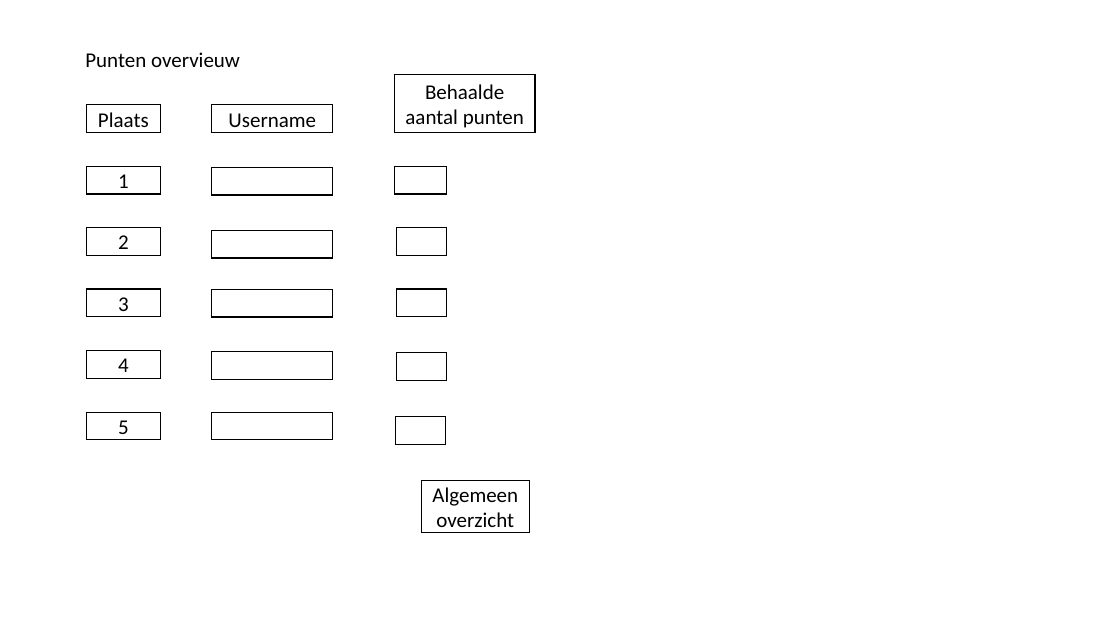
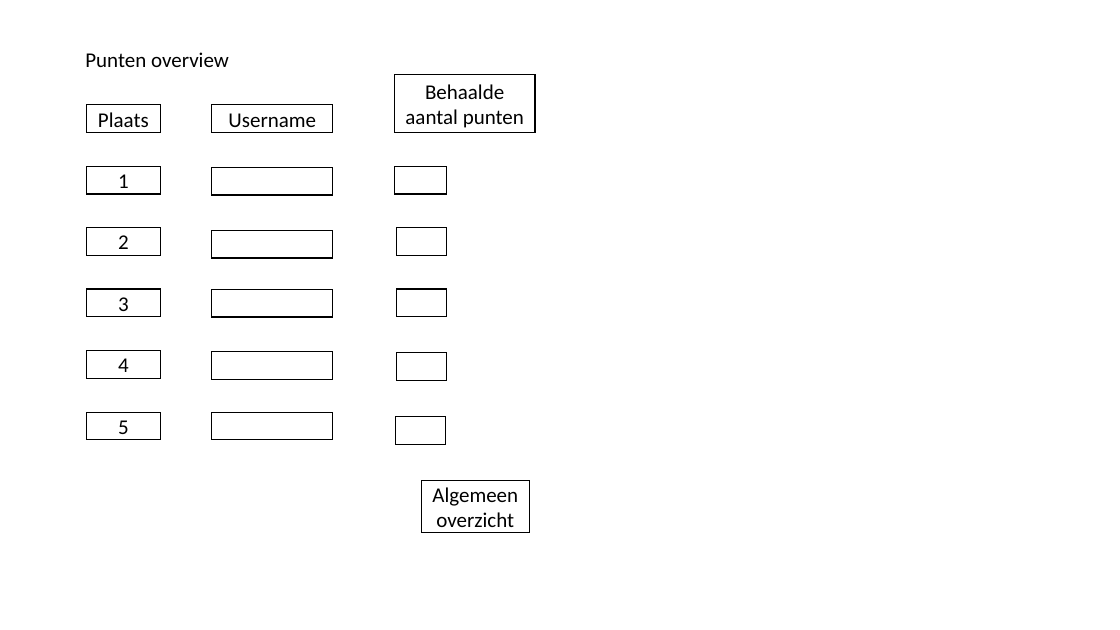
Before and after one commit to Teunimli/Projectzaalvoetbal, a slide deck: slide 8 of Documentatie/Scherm verloop.pptx. Drawn at 1120x630 pixels with LibreOffice and Linux fonts; fonts in the diff are those of the drawing. Boxes give left, top, right and bottom in pixels: in the first picture for what was removed or moved away, otherwise in the second. Text is boxed around its words. In the diff, an @@ line names an element or a change of style, - is before the commit and + after.

```diff
--- a/Documentatie/Scherm verloop.pptx
+++ b/Documentatie/Scherm verloop.pptx
@@ text at [85,52,229,67]: text changed @@
-Punten overvieuw
+Punten overview
```
Also in this commit, not shown: 1 other slide changed.
